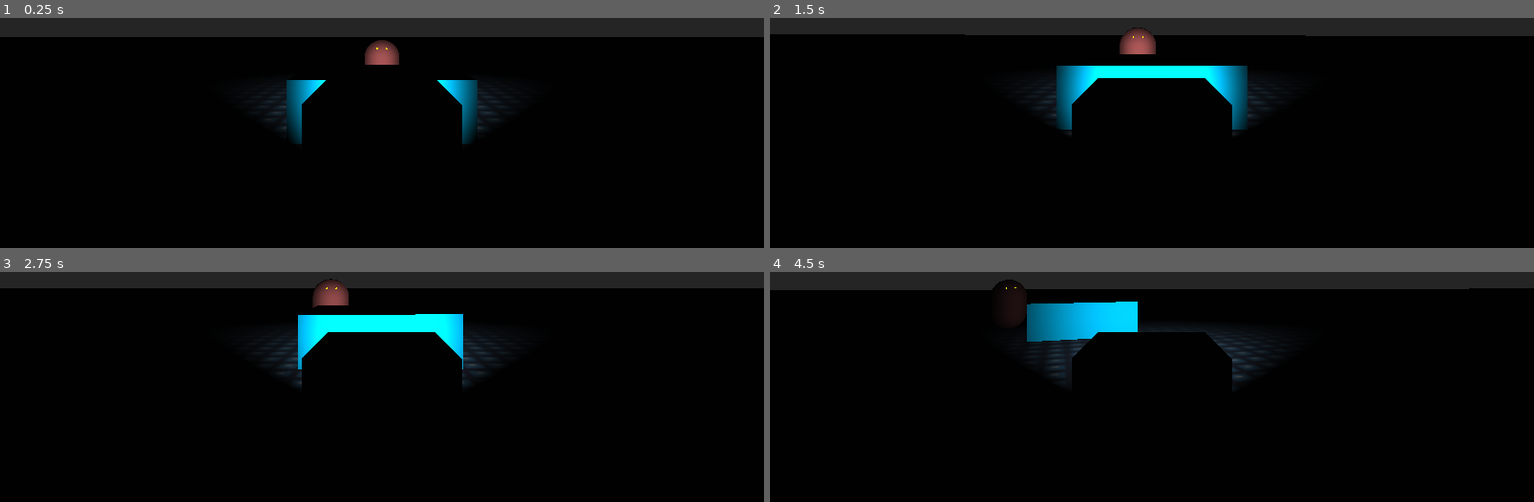
Above: before the commit, frames 1-4 (two rows, left to right).
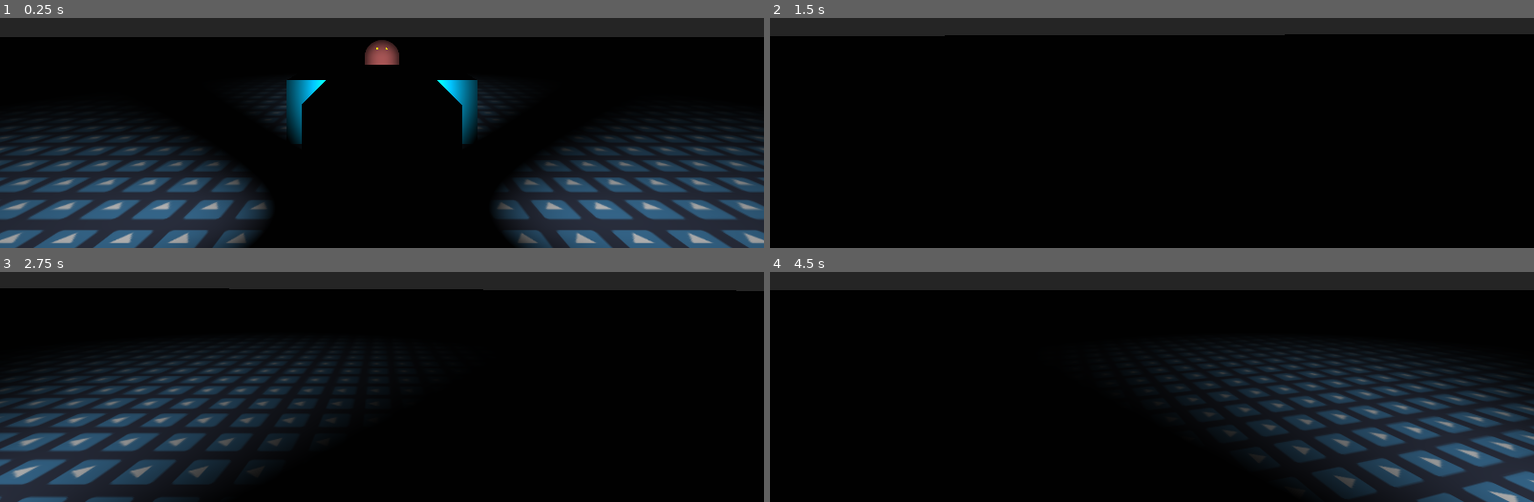
Above: after the commit, the same moments.

Repository: firstgamejam/horror-game
Game: Godot game, scene res://world.tscn
Same seed, same stepped clock (60 frames per second), same inputs: the game is played once before the commit and once after it. The engine's default icon, where the game draws it, is replaced by a stand-in: a white triangle on a blue panel in a dark square.
Inputs:
- Up to frame 1 (0.25 s): no input
- Up to frame 2 (1.5 s): hold Right (right, bound only after the commit) 0.53-1.28 s; hold A (A) 0.53-1.28 s; tap D (D) at 0.8, 1.35 s; hold Down (down, bound only after the commit) from 1.28 s (still down)
- Up to frame 3 (2.75 s): tap S (S) at 1.55 s; release Down (down, bound only after the commit) at 2.03 s; hold Right (right, bound only after the commit) from 2.03 s (still down); hold S (S) from 2.03 s (still down); tap W (W) at 2.3 s
- Up to frame 4 (4.5 s): release Right (right, bound only after the commit) at 2.78 s; release S (S) at 2.78 s; hold Up (up, bound only after the commit) 2.78-3.53 s; tap W (W) at 2.85 s; tap A (A) at 3.05 s; hold A (A) 3.53-4.28 s; hold Left (left, bound only after the commit) from 3.53 s (still down); tap D (D) at 3.8, 4.35 s

The runs differ from the first frame. In frame 1, 31% of the frame differs, in the area x 0-100%, y 43-100%; in frame 2, 4.0%; in frame 3, 24%; in frame 4, 25%.

Commit message:
add camera controls

Diff:
--- /dev/null
+++ b/CarTrauma2/camera.gd
@@ -0,0 +1,23 @@
+extends SpringArm
+
+# set camera
+func _ready():
+	$ClippedCamera.make_current()
+	pass
+
+# look around
+func _input(event):
+	if event.is_action_pressed("left"):
+		print("LEFT")
+		$ClippedCamera2.make_current()
+	elif event.is_action_pressed("right"):
+		print("RIGHT")
+		$ClippedCamera3.make_current()
+	elif event.is_action_pressed("down"):
+		print("DOWN")
+		$ClippedCamera4.make_current()
+	elif event.is_action_pressed("up"):
+		print("UP")
+		$ClippedCamera.make_current()
+#	else:
+#		$ClippedCamera.make_current()
--- a/CarTrauma2/car.tscn
+++ b/CarTrauma2/car.tscn
@@ -1,6 +1,7 @@
-[gd_scene load_steps=4 format=2]
+[gd_scene load_steps=5 format=2]
 
 [ext_resource path="res://car.gd" type="Script" id=1]
+[ext_resource path="res://camera.gd" type="Script" id=2]
 
 [sub_resource type="BoxShape" id=1]
 
@@ -47,15 +48,37 @@
 suspension_travel = 0.1
 suspension_stiffness = 50.0
 
-[node name="SpringArm" type="SpringArm" parent="."]
+[node name="camera" type="SpringArm" parent="."]
 transform = Transform( 1, 0, 0, 0, 1, 0, 0, 0, 1, 0, 3, 0 )
 collision_mask = 2
 spring_length = 5.0
+script = ExtResource( 2 )
 
-[node name="ClippedCamera" type="ClippedCamera" parent="SpringArm"]
+[node name="ClippedCamera" type="ClippedCamera" parent="camera"]
+
+[node name="ClippedCamera2" type="ClippedCamera" parent="camera"]
+transform = Transform( -4.37114e-08, 0, 1, 0, 1, 0, -1, 0, -4.37114e-08, 0, 0, 0 )
+
+[node name="ClippedCamera3" type="ClippedCamera" parent="camera"]
+transform = Transform( -4.37114e-08, 0, -1, 0, 1, 0, 1, 0, -4.37114e-08, 0, 0, 0 )
+
+[node name="ClippedCamera4" type="ClippedCamera" parent="camera"]
+transform = Transform( -1, 0, 8.74228e-08, 0, 1, 0, -8.74228e-08, 0, -1, 0, 0, 0 )
 
 [node name="Headlight" type="SpotLight" parent="."]
 transform = Transform( 1, 0, 0, 0, 1, 0, 0, 0, 1, 0, 1, -1 )
 light_energy = 3.0
 spot_range = 20.0
 spot_angle = 40.0
+
+[node name="Headlight2" type="SpotLight" parent="."]
+transform = Transform( -4.37114e-08, 0, 1, 0, 1, 0, -1, 0, -4.37114e-08, 0, 1, -1 )
+light_energy = 3.0
+spot_range = 20.0
+spot_angle = 40.0
+
+[node name="Headlight3" type="SpotLight" parent="."]
+transform = Transform( -4.37114e-08, 0, -1, 0, 1, 0, 1, 0, -4.37114e-08, 0, 1, -1 )
+light_energy = 3.0
+spot_range = 20.0
+spot_angle = 40.0
--- a/CarTrauma2/monster.gd
+++ b/CarTrauma2/monster.gd
@@ -28,6 +28,6 @@
 
 # timer for updating path to car
 func _on_Timer_timeout():
-	print("Looking for Car! Current node:", current_node)
+	# print("Looking for Car! Current node:", current_node)
 	update_path(car.global_transform.origin)
 	current_node = 0
--- a/CarTrauma2/project.godot
+++ b/CarTrauma2/project.godot
@@ -41,6 +41,31 @@
 "events": [ Object(InputEventKey,"resource_local_to_scene":false,"resource_name":"","device":0,"alt":false,"shift":false,"control":false,"meta":false,"command":false,"pressed":false,"scancode":0,"physical_scancode":32,"unicode":0,"echo":false,"script":null)
  ]
 }
+up={
+"deadzone": 0.5,
+"events": [ Object(InputEventKey,"resource_local_to_scene":false,"resource_name":"","device":0,"alt":false,"shift":false,"control":false,"meta":false,"command":false,"pressed":false,"scancode":0,"physical_scancode":16777232,"unicode":0,"echo":false,"script":null)
+ ]
+}
+left={
+"deadzone": 0.5,
+"events": [ Object(InputEventKey,"resource_local_to_scene":false,"resource_name":"","device":0,"alt":false,"shift":false,"control":false,"meta":false,"command":false,"pressed":false,"scancode":0,"physical_scancode":16777231,"unicode":0,"echo":false,"script":null)
+ ]
+}
+down={
+"deadzone": 0.5,
+"events": [ Object(InputEventKey,"resource_local_to_scene":false,"resource_name":"","device":0,"alt":false,"shift":false,"control":false,"meta":false,"command":false,"pressed":false,"scancode":0,"physical_scancode":16777234,"unicode":0,"echo":false,"script":null)
+ ]
+}
+right={
+"deadzone": 0.5,
+"events": [ Object(InputEventKey,"resource_local_to_scene":false,"resource_name":"","device":0,"alt":false,"shift":false,"control":false,"meta":false,"command":false,"pressed":false,"scancode":0,"physical_scancode":16777233,"unicode":0,"echo":false,"script":null)
+ ]
+}
+ESC={
+"deadzone": 0.5,
+"events": [ Object(InputEventKey,"resource_local_to_scene":false,"resource_name":"","device":0,"alt":false,"shift":false,"control":false,"meta":false,"command":false,"pressed":false,"scancode":0,"physical_scancode":16777217,"unicode":0,"echo":false,"script":null)
+ ]
+}
 
 [physics]
 
